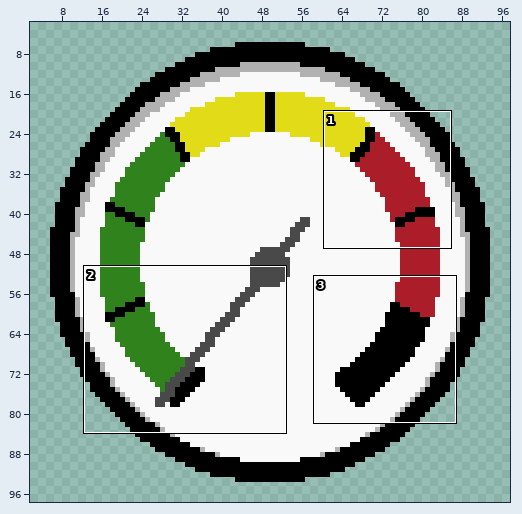
Two states of a pixel-art file, images/ui/DamageGauge.aseprite. Above: a wide view before the commit, with the close-up outlined.
Close-up. Old version:
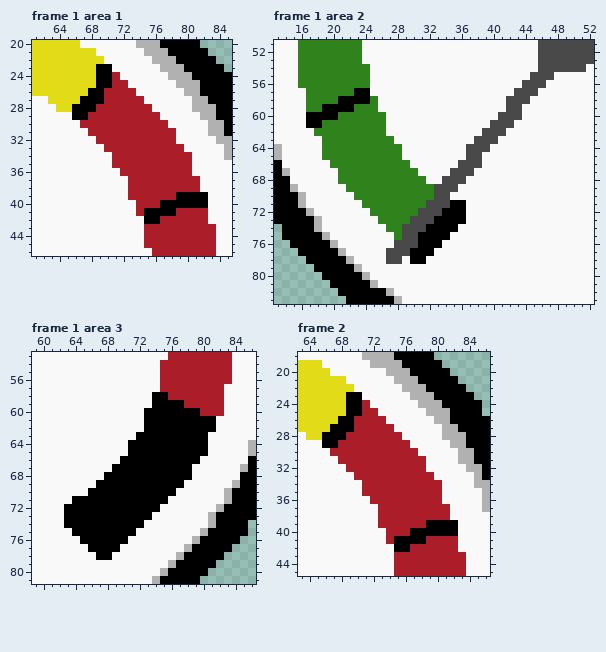
100x100 pixels, 9 frames. Shown: frame 1 area 1: x 61..85, y 20..46; frame 1 area 2: x 13..52, y 51..83; frame 1 area 3: x 59..86, y 53..81; frame 2: x 63..86, y 18..45. The wide view leaves out empty margins. The commit also changed other frames or places, which this record leaves out.
After:
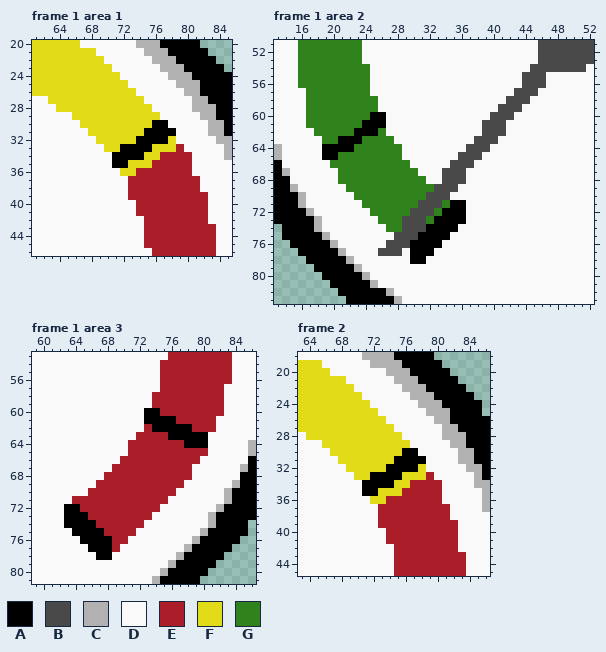
Palette (. is transparent): A #000000  B #494949  C #b1b1b1  D #f9f9f9  E #aa1d29  F #e2db17  G #2f821c
Edits made:
layer "ColorRing" now hidden
layer "ColorRing Copy" added
layer "Needle" now hidden
layer "Needle9" added
layer "Layer 1" now hidden
Changed rows in their new state; - is an unchanged pixel.
Frame 1 area 1:
first column x 66:
23 ---FF------------
24 ---FFF-----------
25 ---FFFF----------
26 --FFFFFF---------
27 -FFFFFFFF--------
28 FFFFFFFFFF-------
29 FFFFFFFFFFF------
30 -FFFFFFFFFAA-----
31 --FFFFFFFAAAA----
32 ---FFFFFAAAAF----
33 ----FFAAAAFFF----
34 -----AAAAFF------
35 -----AAFFF-------
36 ------FF---------
39 -------------EEEE
40 -----------EEEEEE
41 ---------EEEE----
42 ---------EE------
Frame 1 area 2:
first column x 17:
54 ----------------------------B--
55 ---------------------------B--D
57 ------GG-----------------------
58 ----GGGG-----------------------
59 --GGGG------------------B------
60 GGGG----AA-------------B--D----
61 GG-----AAA------------B--D-----
62 ------AAA----------------------
63 ----AAA------------------------
64 --AAAA-------------------------
65 --AA---------------B-----------
66 ------------------B--D---------
67 -----------------B--D----------
70 ---------------B---------------
71 --------------B--G-------------
72 -------------B--G--------------
73 ------------B--G---------------
75 -----------B-------------------
76 ----------B--A-----------------
77 ---------B--D------------------
78 ----------DD-------------------
Frame 1 area 3:
first column x 64:
58 ----------EE------
59 ----------EEEE----
60 -----------EEEEE--
61 -------------EEEEE
62 ---------E-----EEE
63 --------EEEE------
64 -------EEEEEEE----
65 -------EEEEEEEEEE-
66 ------EEEEEEEEEE--
67 -----EEEEEEEEEE---
68 ----EEEEEEEEEEE---
69 ---EEEEEEEEEEE----
70 --EEEEEEEEEEE-----
71 EEEEEEEEEEEE------
72 -EEEEEEEEEE-------
73 --EEEEEEEE--------
74 ---EEEEEE---------
75 ----EEEE----------
76 -----EE-----------
77 -----E------------
Frame 2: the same change as frame 1 area 1
